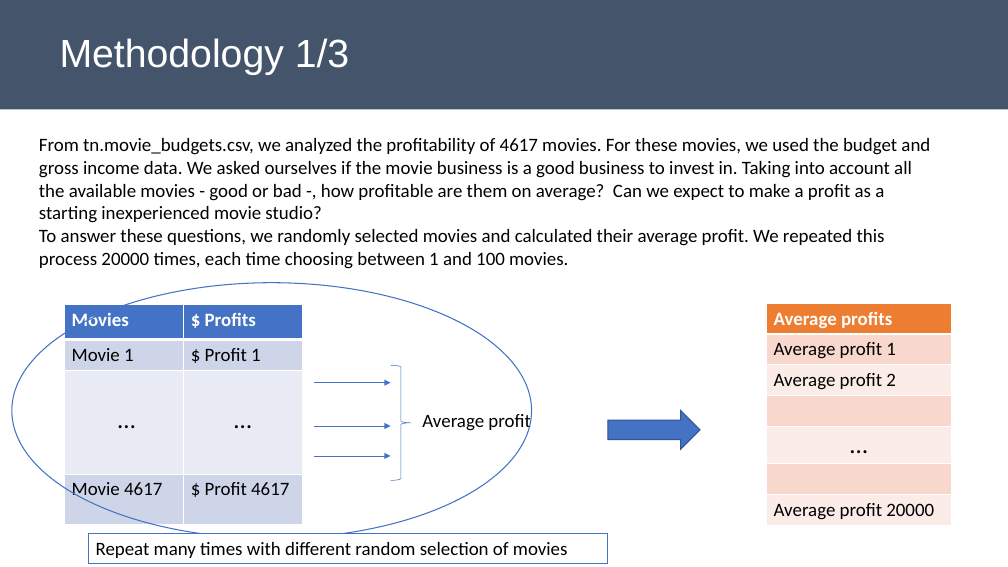
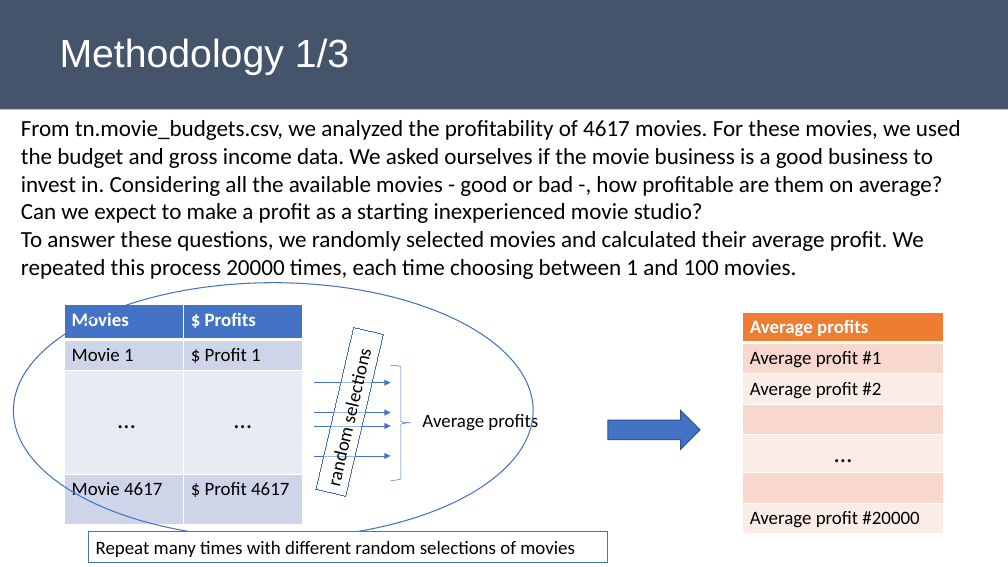
Before and after one commit to poariston/DataAnalysis_SuccessfulMovies, a slide deck: slide 3 of Mod1Project_Presentation_POAriston.pptx. Drawn at 1008x567 pixels with LibreOffice and Linux fonts; fonts in the diff are those of the drawing. Boxes give left, top, right and bottom in pixels: in the first picture for what was removed or moved away, otherwise in the second. Text is boxed around its words. In the diff, an @@ line names an element or a change of style, - is before the commit and + after.

```diff
--- a/Mod1Project_Presentation_POAriston.pptx
+++ b/Mod1Project_Presentation_POAriston.pptx
@@ text "From tn.movie_budgets.csv, we analyzed the ...": place and size @@
-text "From tn.movie_budgets.csv, we analyzed the ..." at (39,138,930,269)
+text "From tn.movie_budgets.csv, we analyzed the ..." at (21,120,961,279)
@@ text at (21,120,961,223): text changed; size 18 to 22 pt @@
-From tn.movie_budgets.csv, we analyzed the profitability of 4617 movies. For these movies, we used the budget and gross income data. We asked ourselves if the movie business is a good business to invest in. Taking into account all the available movies - good or bad -, how profitable are them on average? Can we expect to make a profit as a starting inexperienced movie studio?
+From tn.movie_budgets.csv, we analyzed the profitability of 4617 movies. For these movies, we used the budget and gross income data. We asked ourselves if the movie business is a good business to invest in. Considering all the available movies - good or bad -, how profitable are them on average? Can we expect to make a profit as a starting inexperienced movie studio?
@@ text at (21,231,924,279): size 18 to 22 pt in "To answer these questions, we randomly selected ..." @@
@@ rectangle added at (317,327,384,496), fill #FFFFFF at 50% opacity, outline #4472C4 0.75 pt, 18 pt, text #000000 @@
+random selections
@@ table at (743,312,944,534) @@
-row 2, column 1: Average profit 1
+row 2, column 1: Average profit #1
-row 3, column 1: Average profit 2
+row 3, column 1: Average profit #2
-row 7, column 1: Average profit 20000
+row 7, column 1: Average profit #20000
@@ table: place and size @@
-table at (766,303,951,525)
+table at (743,312,944,534)
@@ arrow added from (315, 413) to (391, 413), #4472C4 0.5 pt @@
@@ text at (422,411,538,432): text changed @@
-Average profit
+Average profits
@@ text in rectangle at (96,541,575,557): text changed @@
-Repeat many times with different random selection of movies
+Repeat many times with different random selections of movies
```
Also in this commit, not shown: 1 other slide changed, 1 other file.
